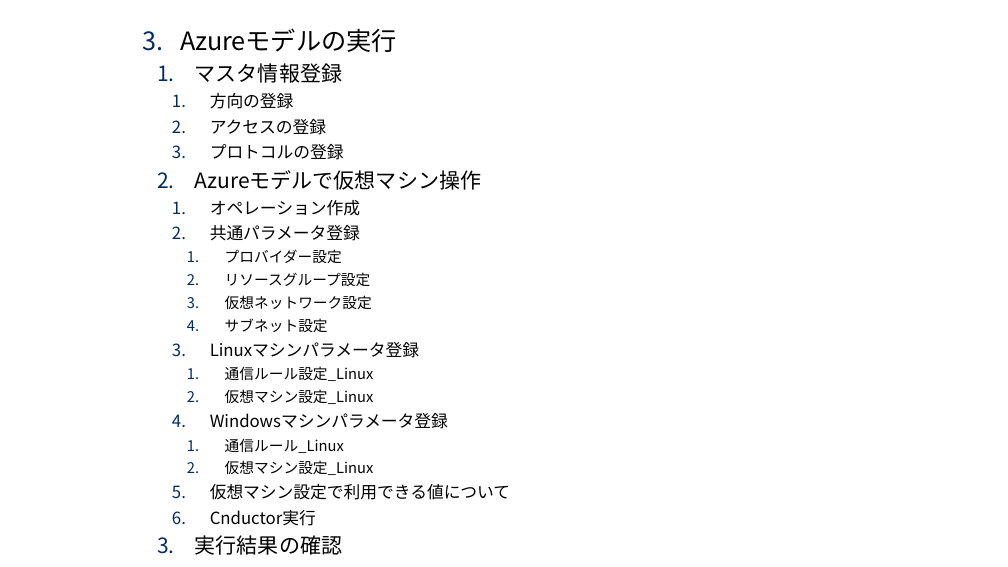
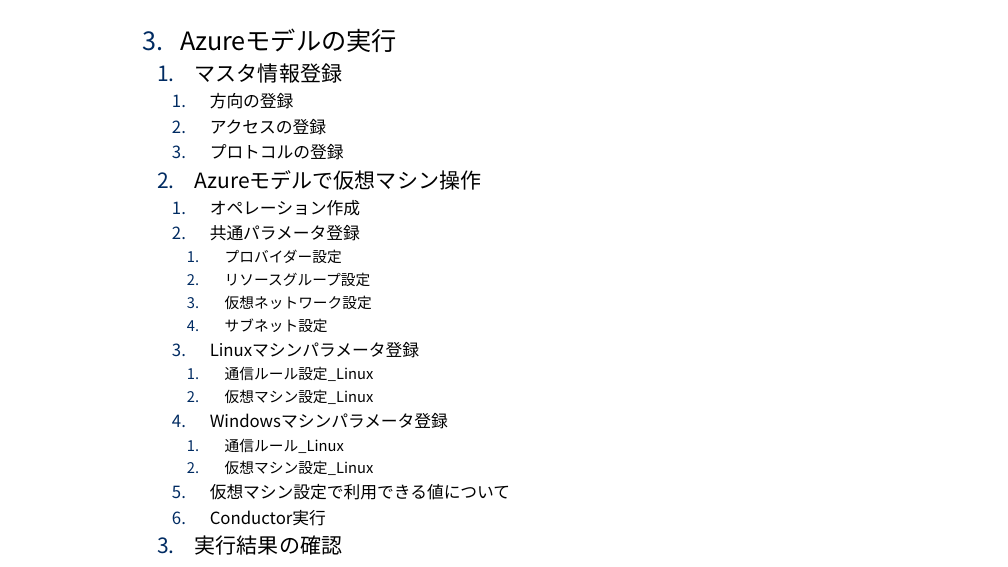
Before and after one commit to exastro-suite/it-automation-settingsamples-azure, a slide deck: slide 3 of docs/setting-samples-azure-install_ja.pptx. Drawn at 1008x567 pixels with LibreOffice and Linux fonts; fonts in the diff are those of the drawing; background and template pictures are left out. Boxes give left, top, right and bottom in pixels: in the first picture for what was removed or moved away, otherwise in the second. Text is boxed around its words. In the diff, an @@ line names an element or a change of style, - is before the commit and + after.

```diff
--- a/docs/setting-samples-azure-install_ja.pptx
+++ b/docs/setting-samples-azure-install_ja.pptx
@@ text at [210,510,326,526]: text changed @@
-    6. Cnductor実行
+    6. Conductor実行
```
Also in this commit, not shown: 3 slides added, 1 other file.
